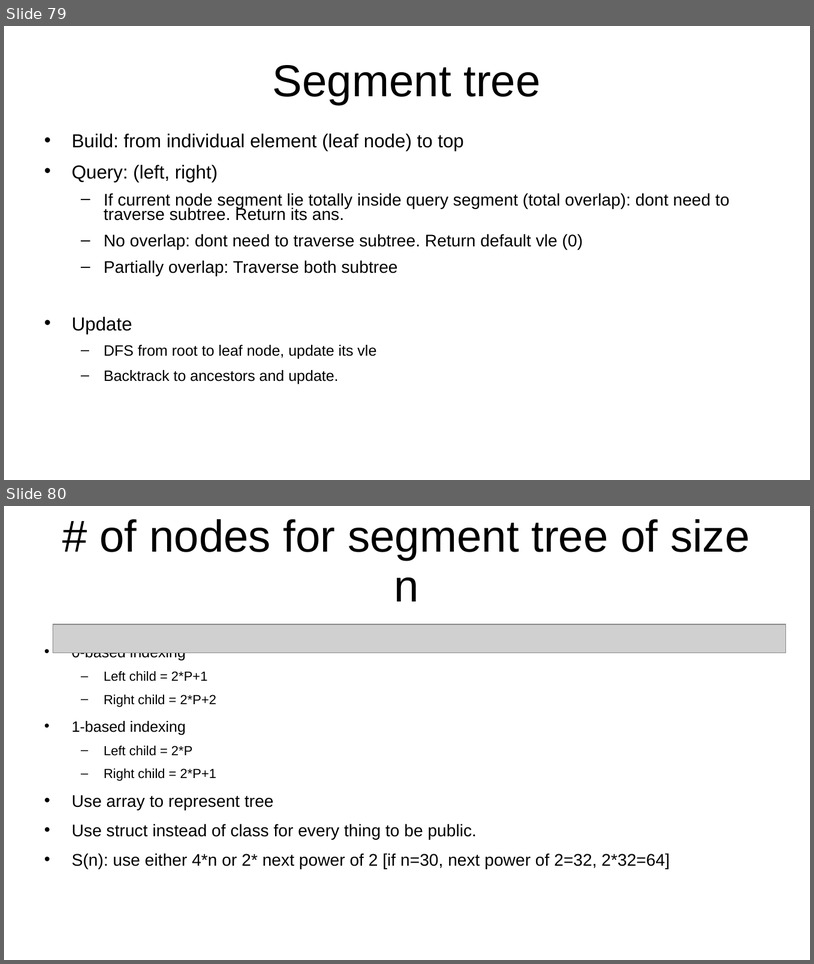
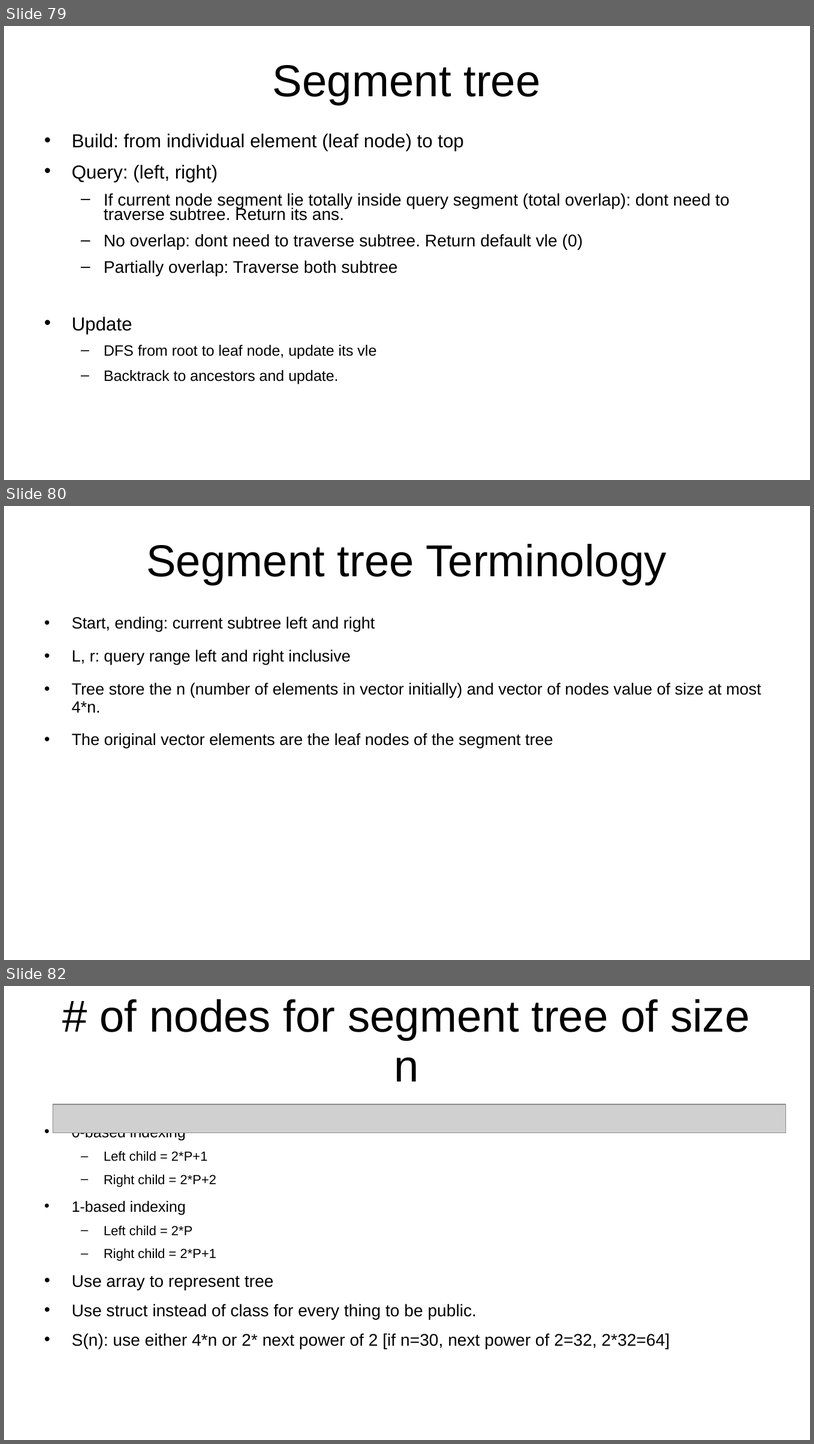
Before and after one commit to kindaichinisan/CompetitiveProgramming, a slide deck: MyCode/competitive_programming.ppt. Shown one above the other, each under a label of ours: slides 79 and 80 before the commit, slides 79, 80 and 82 after it; the slides between them are not shown. The pictures are 814x964 and 814x1444 pixels, drawn with LibreOffice and Linux fonts; fonts in the diff are those of the drawing; grey boxes stand for pictures. Boxes give left, top, right and bottom in pixels: in the first picture for what was removed or moved away, otherwise in the second. Text is boxed around its words. In the diff, an @@ line names an element or a change of style, - is before the commit and + after.

Commit message:
solve leetcode 3762. update SegmentTree coding.

```diff
--- a/MyCode/competitive_programming.ppt
+++ b/MyCode/competitive_programming.ppt
@@ slide 80 added at (4, 506, 810, 960), background #FFFFFF @@
@@ title added at (146, 544, 667, 585), 44 pt, text #000000 @@
+Segment tree Terminology
@@ text added at (72, 616, 762, 748), 16 pt, text #000000 @@
+• Start, ending: current subtree left and right
+• L, r: query range left and right inclusive
+• Tree store the n (number of elements in vector initially) and vector of nodes value of size at most 4*n.
+• The original vector elements are the leaf nodes of the segment tree
@@ what was slide 80 is now slide 82 @@
```
Also in this commit, not shown: 2 slides changed, 25 other slides added, 7 other files.
